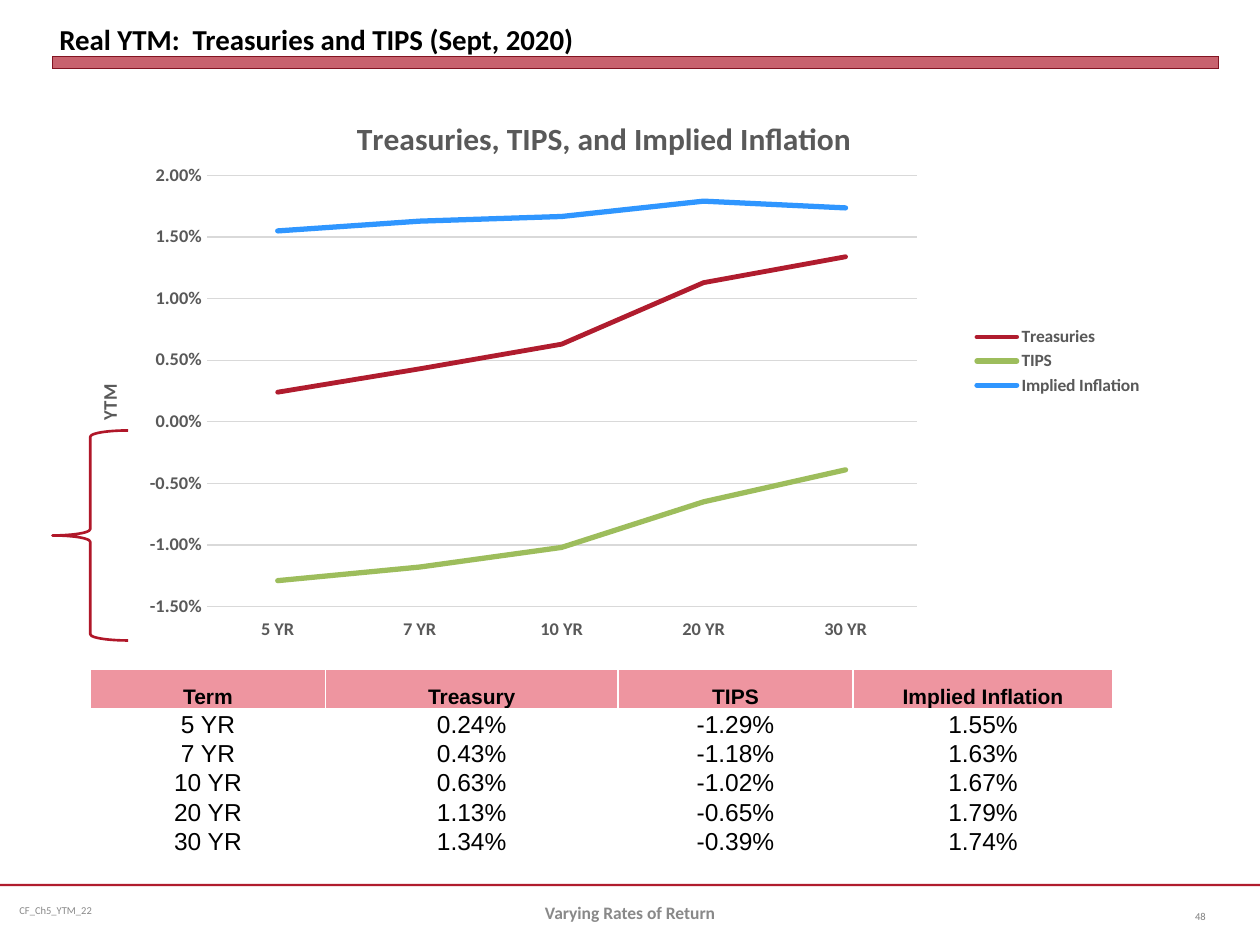
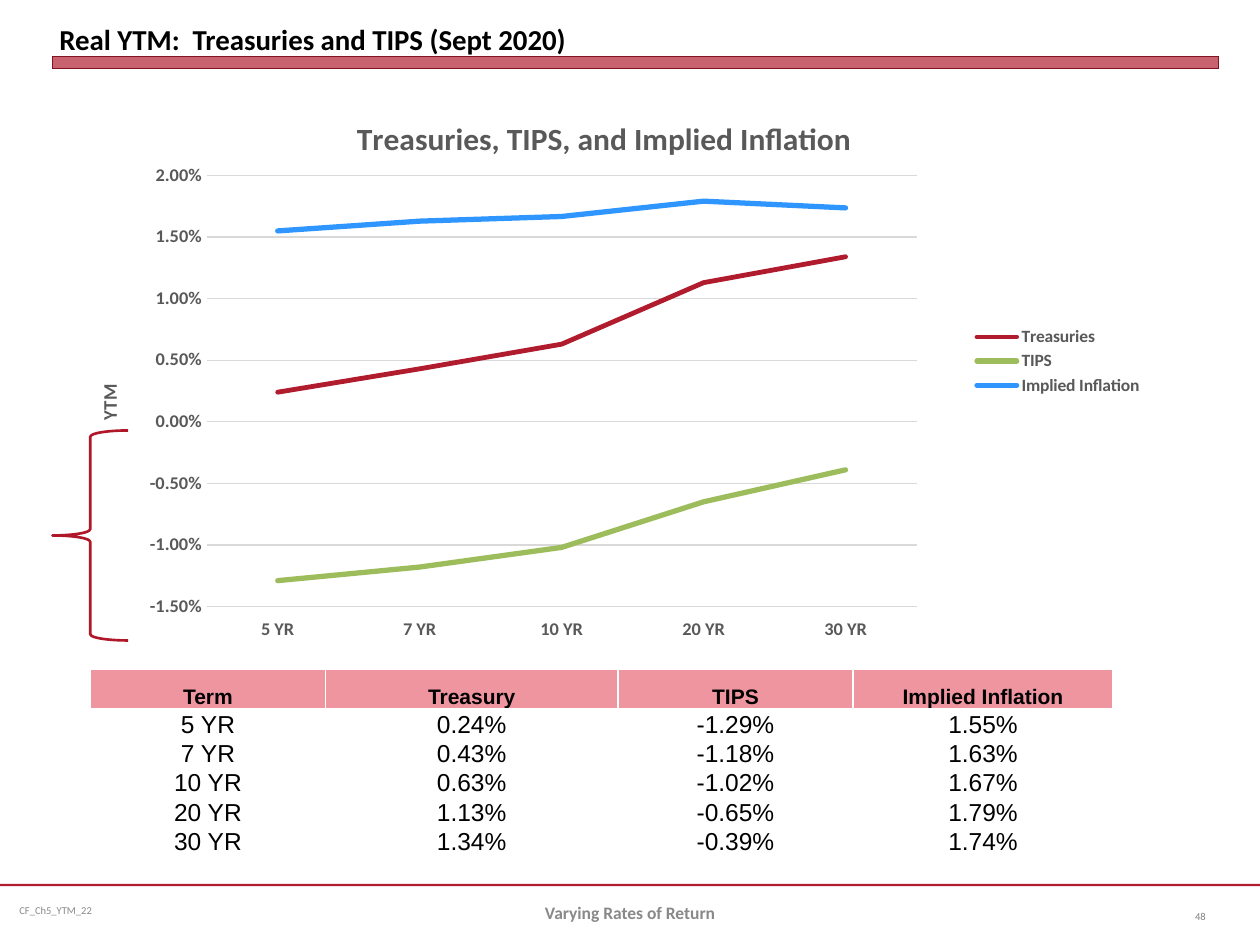
Before and after one commit to jmc877/Corporate-Finance, a slide deck: slide 48 of slides/CF_Ch5_YTM_22.pptx. Drawn at 1260x945 pixels with LibreOffice and Linux fonts; fonts in the diff are those of the drawing. Boxes give left, top, right and bottom in pixels: in the first picture for what was removed or moved away, otherwise in the second. Text is boxed around its words. In the diff, an @@ line names an element or a change of style, - is before the commit and + after.

```diff
--- a/slides/CF_Ch5_YTM_22.pptx
+++ b/slides/CF_Ch5_YTM_22.pptx
@@ title at (x1=59, y1=28, x2=565, y2=57): text changed @@
-Real YTM: Treasuries and TIPS (Sept, 2020)
+Real YTM: Treasuries and TIPS (Sept 2020)
```
Also in this commit, not shown: 3 other files.
